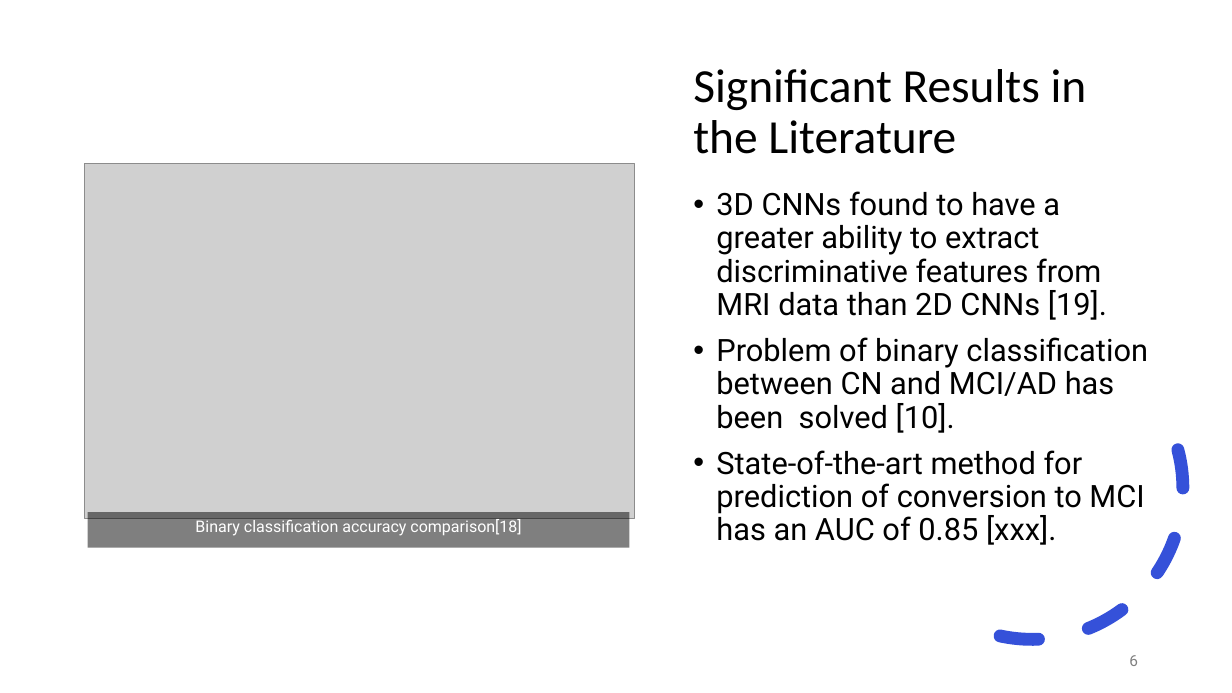
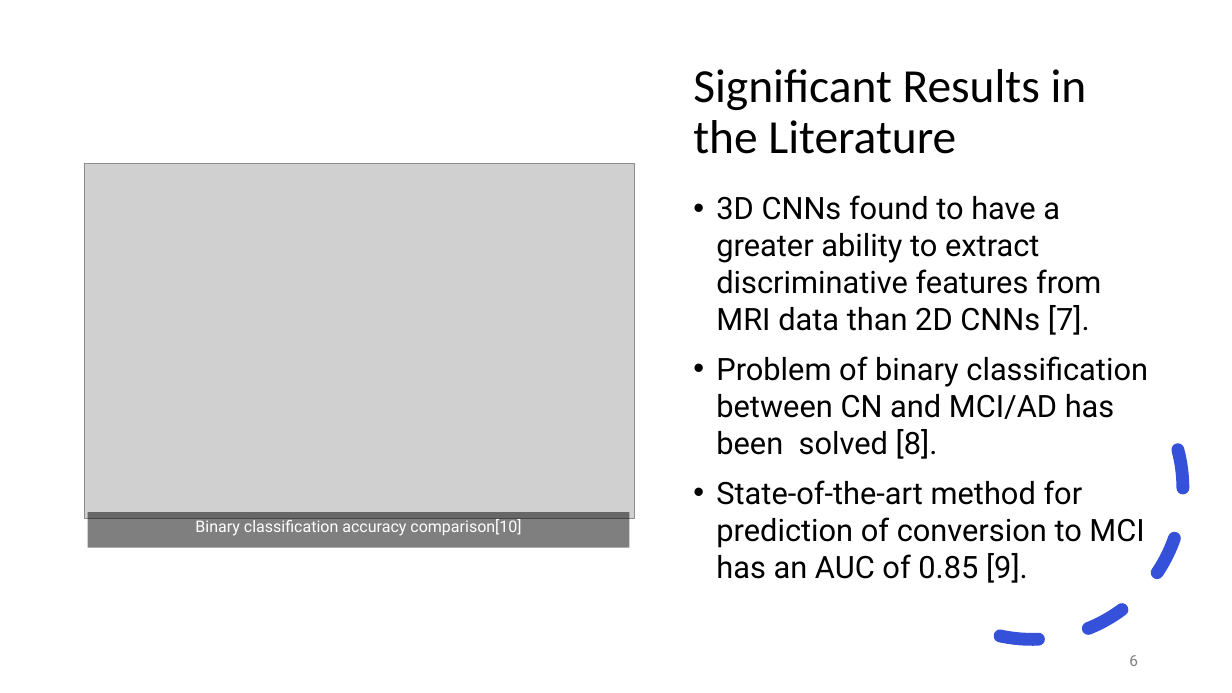
Before and after one commit to justin-bardwell/JB_AD, a slide deck: slide 6 of 21961992_Seminar.pptx. Drawn at 1232x693 pixels with LibreOffice and Linux fonts; fonts in the diff are those of the drawing; grey boxes stand for pictures. Boxes give left, top, right and bottom in pixels: in the first picture for what was removed or moved away, otherwise in the second. Text is boxed around its words. In the diff, an @@ line names an element or a change of style, - is before the commit and + after.

```diff
--- a/21961992_Seminar.pptx
+++ b/21961992_Seminar.pptx
@@ text at [716, 195, 1148, 583]: text changed @@
-• 3D CNNs found to have a greater ability to extract discriminative features from MRI data than 2D CNNs [19].
-• Problem of binary classification between CN and MCI/AD has been solved [10].
-• State-of-the-art method for prediction of conversion to MCI has an AUC of 0.85 [xxx].
+• 3D CNNs found to have a greater ability to extract discriminative features from MRI data than 2D CNNs [7].
+• Problem of binary classification between CN and MCI/AD has been solved [8].
+• State-of-the-art method for prediction of conversion to MCI has an AUC of 0.85 [9].
@@ text in rectangle at [195, 518, 521, 536]: text changed @@
-Binary classification accuracy comparison[18]
+Binary classification accuracy comparison[10]
```
Also in this commit, not shown: 11 other slides changed, 36 other files.
